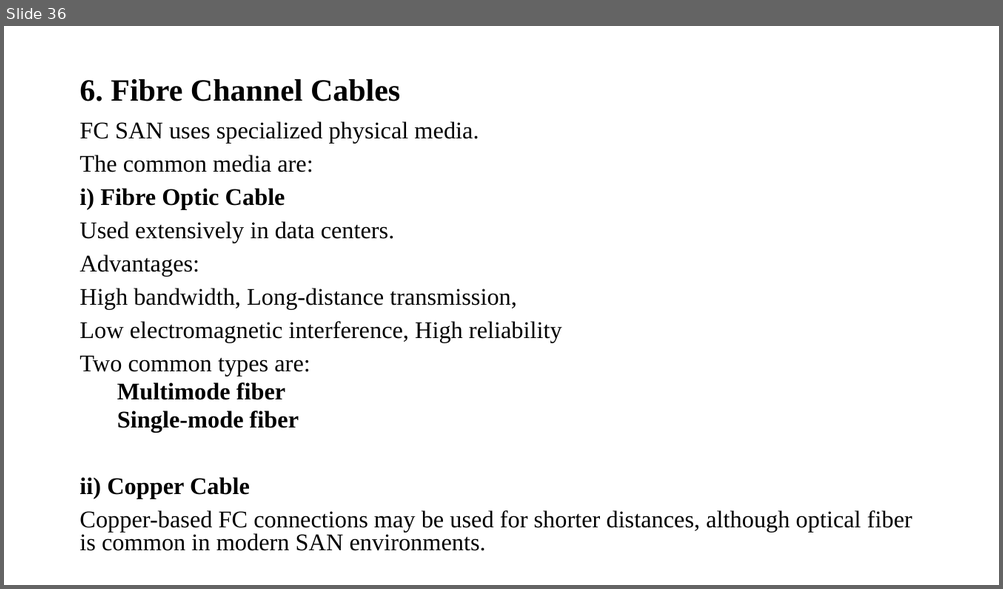
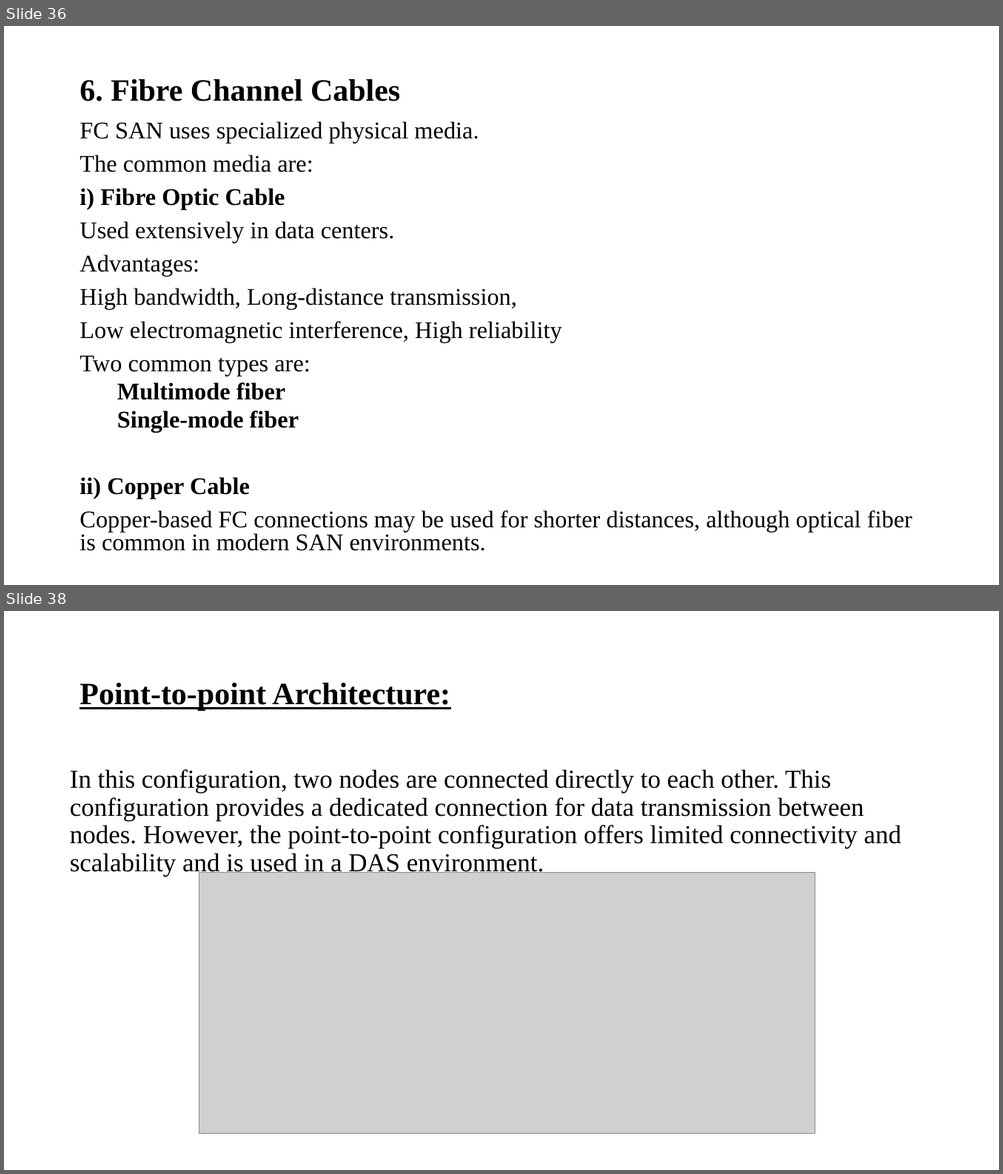
Before and after one commit to kittyboy06/Clg, a slide deck: 5th Sem/Storage Tech/UNIT 3.pptx. Shown one above the other, each under a label of ours: slide 36 before the commit, slides 36 and 38 after it; the slides between them are not shown. The pictures are 1003x589 and 1003x1174 pixels, drawn with LibreOffice and Linux fonts; fonts in the diff are those of the drawing; grey boxes stand for pictures. Boxes give left, top, right and bottom in pixels: in the first picture for what was removed or moved away, otherwise in the second. Text is boxed around its words. In the diff, an @@ line names an element or a change of style, - is before the commit and + after.

```diff
--- a/5th Sem/Storage Tech/UNIT 3.pptx
+++ b/5th Sem/Storage Tech/UNIT 3.pptx
@@ slide 38 added at (4,611,999,1170), background #FFFFFF @@
@@ title added at (79,683,450,710), 30 pt, text #000000, bold, underline @@
+Point-to-point Architecture:
@@ text added at (70,769,901,877), 25 pt, text #000000 @@
+In this configuration, two nodes are connected directly to each other. This configuration provides a dedicated connection for data transmission between nodes. However, the point-to-point configuration offers limited connectivity and scalability and is used in a DAS environment.
@@ picture added at (199,873,815,1135) @@
```
Also in this commit, not shown: 12 slides changed, 46 other slides added, 21 other files.
